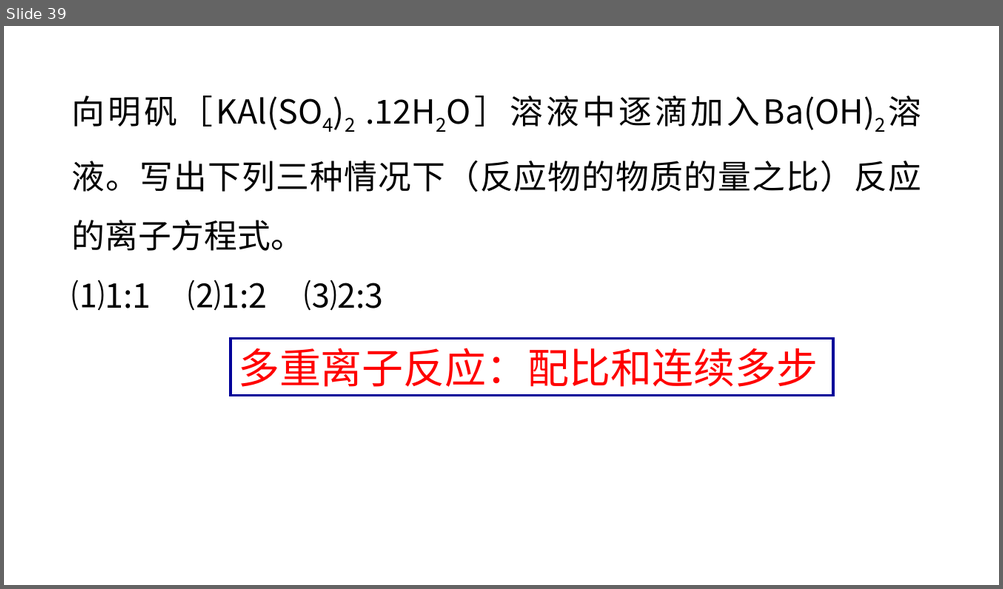
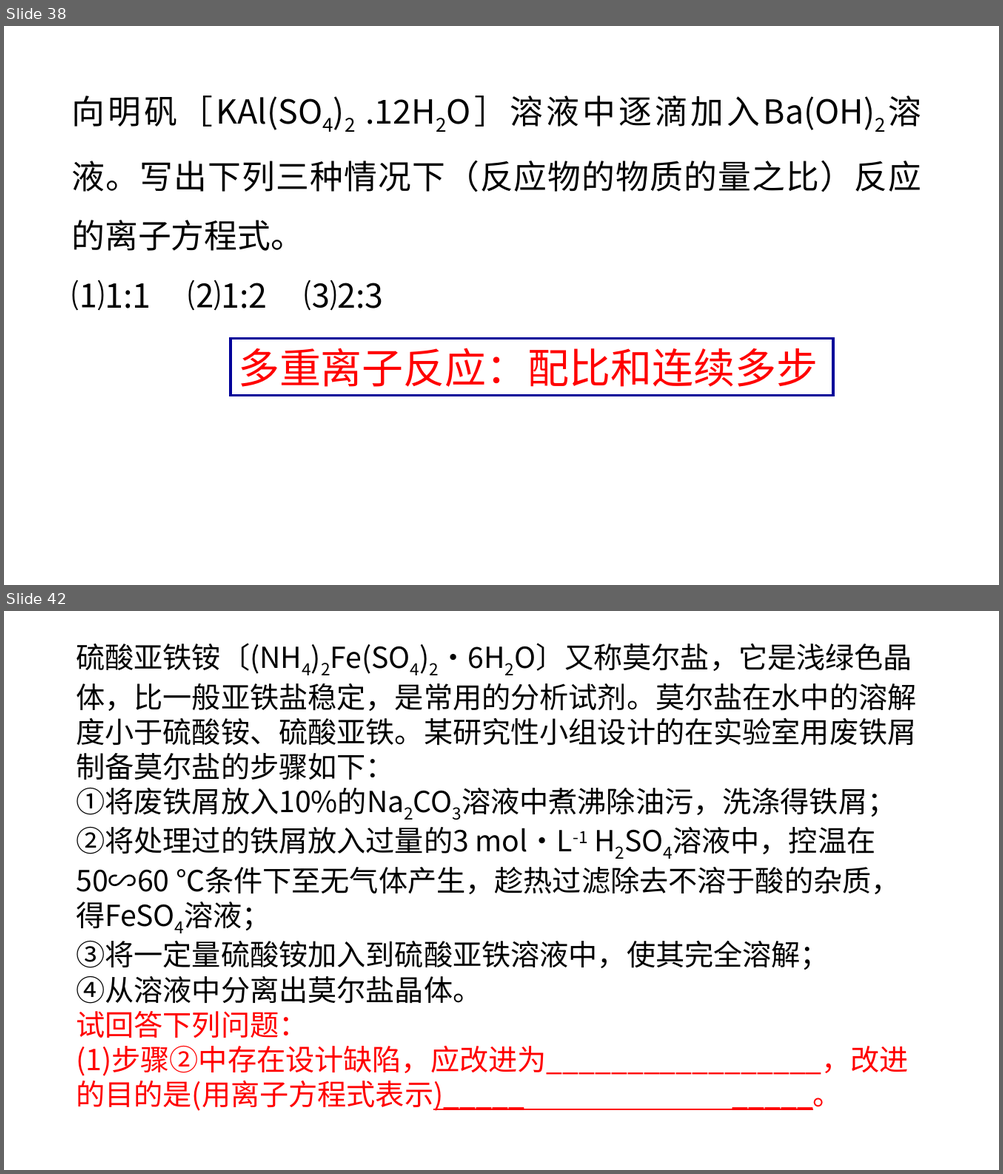
Before and after one commit to EntropyRiser/underwaterftp, a slide deck: files/Chemistry/一轮复习—离子反应专题 正式.ppt. Shown one above the other, each under a label of ours: slide 39 before the commit, slides 38 and 42 after it; the slides between them are not shown. The pictures are 1003x589 and 1003x1174 pixels, drawn with LibreOffice and Linux fonts; fonts in the diff are those of the drawing. Boxes give left, top, right and bottom in pixels: in the first picture for what was removed or moved away, otherwise in the second. Text is boxed around its words. In the diff, an @@ line names an element or a change of style, - is before the commit and + after.

```diff
--- a/files/Chemistry/一轮复习—离子反应专题 正式.ppt
+++ b/files/Chemistry/一轮复习—离子反应专题 正式.ppt
@@ slide 42 added at [4, 611, 999, 1170], background #FFFFFF @@
@@ text added at [76, 643, 916, 1111], 28 pt, text #000000 @@
+硫酸亚铁铵〔(NH4)2Fe(SO4)2·6H2O〕又称莫尔盐，它是浅绿色晶体，比一般亚铁盐稳定，是常用的分析试剂。莫尔盐在水中的溶解度小于硫酸铵、硫酸亚铁。某研究性小组设计的在实验室用废铁屑制备莫尔盐的步骤如下：
+①将废铁屑放入10%的Na2CO3溶液中煮沸除油污，洗涤得铁屑；
+②将处理过的铁屑放入过量的3 mol·L-1 H2SO4溶液中，控温在50∽60 ℃条件下至无气体产生，趁热过滤除去不溶于酸的杂质，得FeSO4溶液；
+③将一定量硫酸铵加入到硫酸亚铁溶液中，使其完全溶解；
+④从溶液中分离出莫尔盐晶体。
+试回答下列问题：
+(1)步骤②中存在设计缺陷，应改进为_________________，改进的目的是(用离子方程式表示)_____ _____。
@@ what was slide 39 is now slide 38 @@
```
Also in this commit, not shown: 4 slides changed, 7 other slides added, 25 slides removed.
